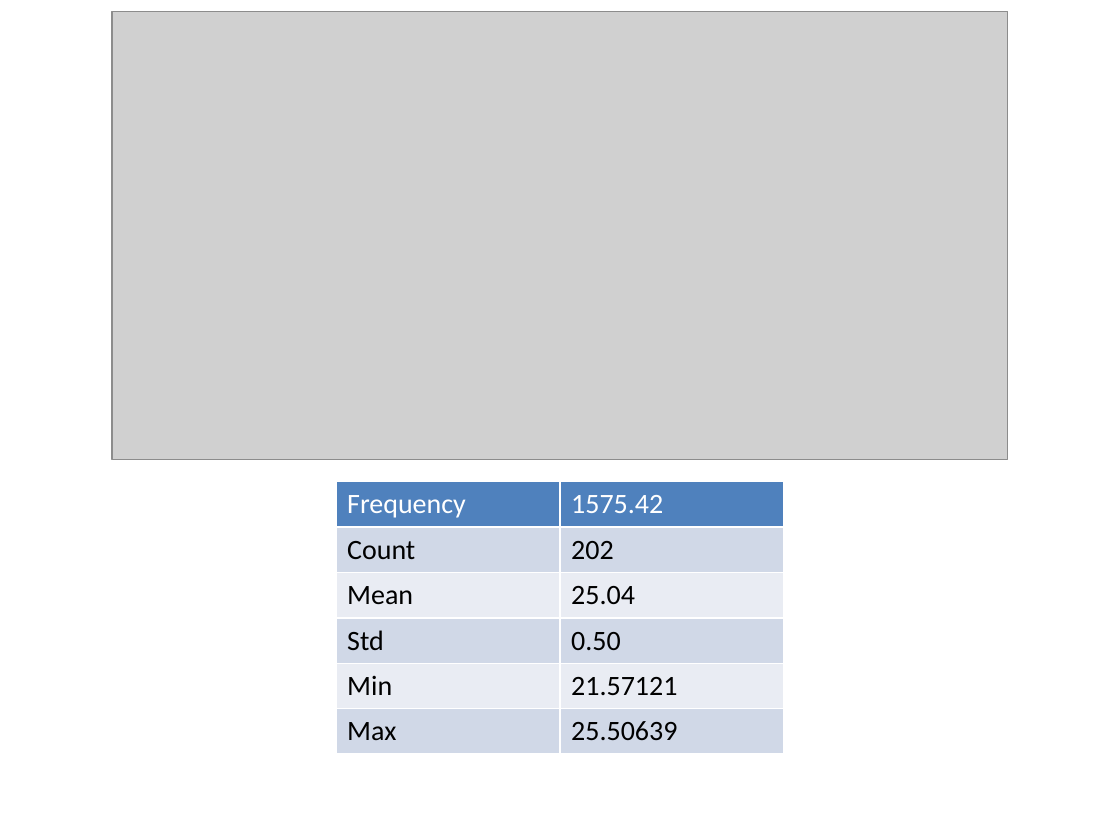
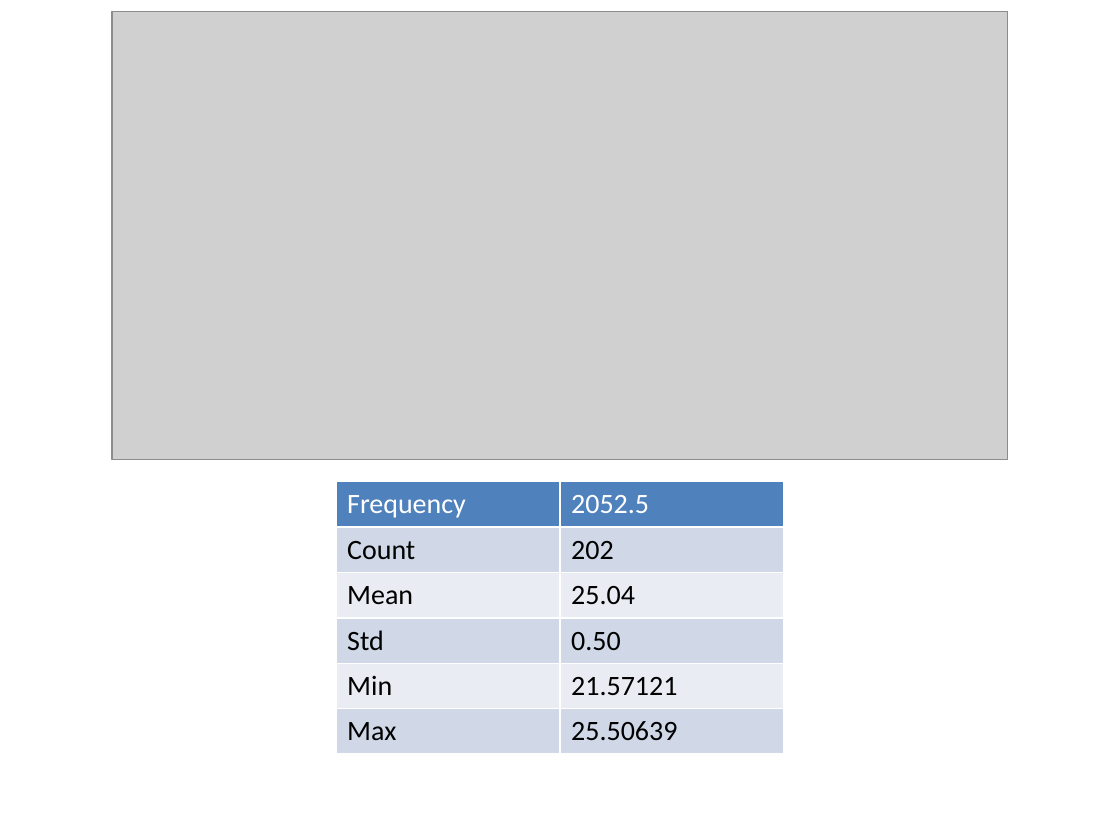
Before and after one commit to KTL1216/Tag-n-trac, a slide deck: slide 22 of QDM065 Test Log/charts.pptx (slide 20 before the commit). Drawn at 1120x840 pixels with LibreOffice and Linux fonts; fonts in the diff are those of the drawing; grey boxes stand for pictures. Boxes give left, top, right and bottom in pixels: in the first picture for what was removed or moved away, otherwise in the second. Text is boxed around its words. In the diff, an @@ line names an element or a change of style, - is before the commit and + after.

```diff
--- a/QDM065 Test Log/charts.pptx
+++ b/QDM065 Test Log/charts.pptx
@@ table at [336,482,784,744] @@
-row 1, column 2: 1575.42
+row 1, column 2: 2052.5
```
Also in this commit, not shown: 2 other slides changed, 4 slides added, 11 other files.
